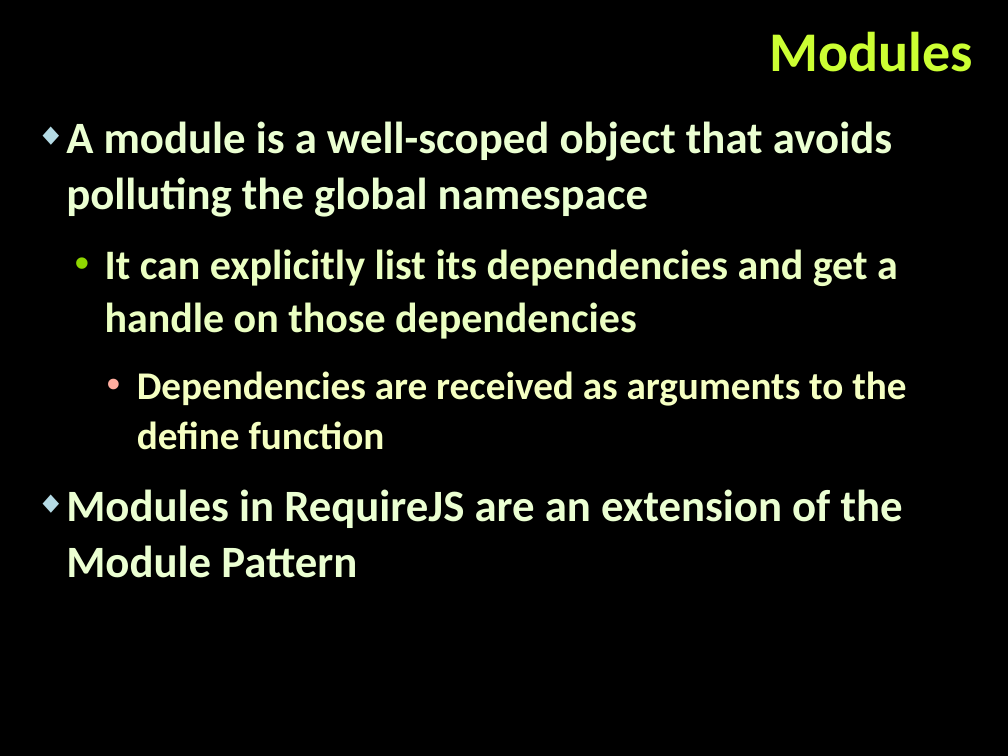
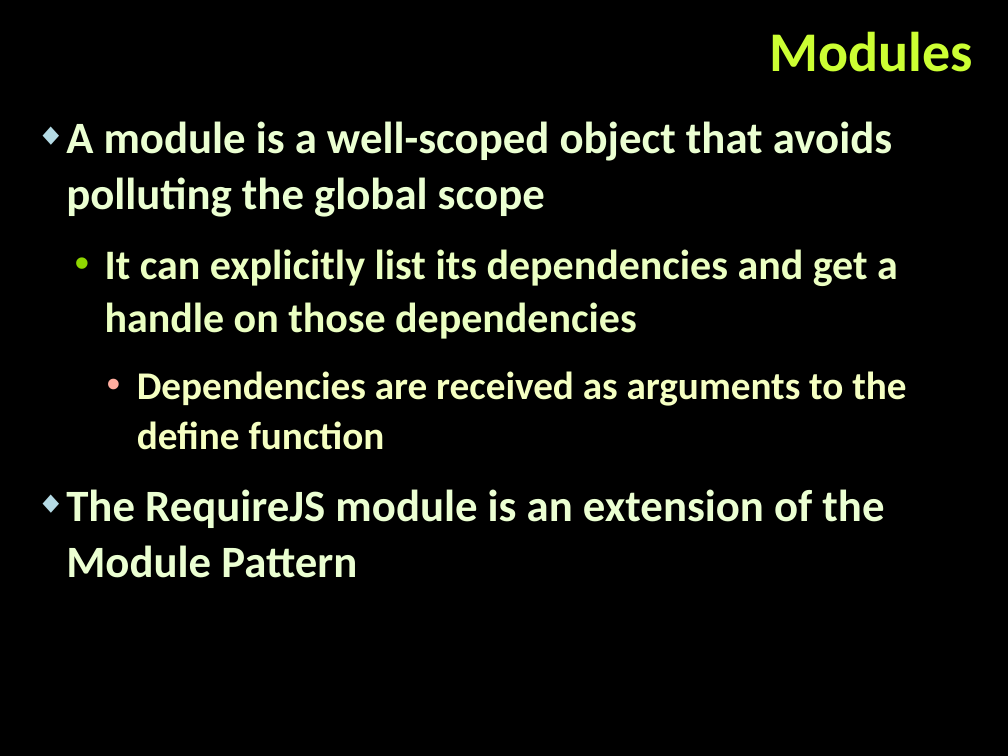
Before and after one commit to martin-nikolov/Telerik-Academy, a slide deck: slide 14 of Web Design & Development/5. JavaScript OOP/07. RequireJS/AMD-and-RequireJS.pptx (slide 11 before the commit). Drawn at 1008x756 pixels with LibreOffice and Linux fonts; fonts in the diff are those of the drawing; background and template pictures are left out. Boxes give left, top, right and bottom in pixels: in the first picture for what was removed or moved away, otherwise in the second. Text is boxed around its words. In the diff, an @@ line names an element or a change of style, - is before the commit and + after.

```diff
--- a/Web Design & Development/5. JavaScript OOP/07. RequireJS/AMD-and-RequireJS.pptx
+++ b/Web Design & Development/5. JavaScript OOP/07. RequireJS/AMD-and-RequireJS.pptx
@@ text at box(66, 121, 892, 217): text changed @@
-◆ A module is a well-scoped object that avoids polluting the global namespace
+◆ A module is a well-scoped object that avoids polluting the global scope
@@ text at box(66, 489, 884, 578): text changed @@
-◆ Modules in RequireJS are an extension of the Module Pattern
+◆ The RequireJS module is an extension of the Module Pattern
```
Also in this commit, not shown: 8 other slides changed, 5 slides added, 3 slides removed, 19 other files.
